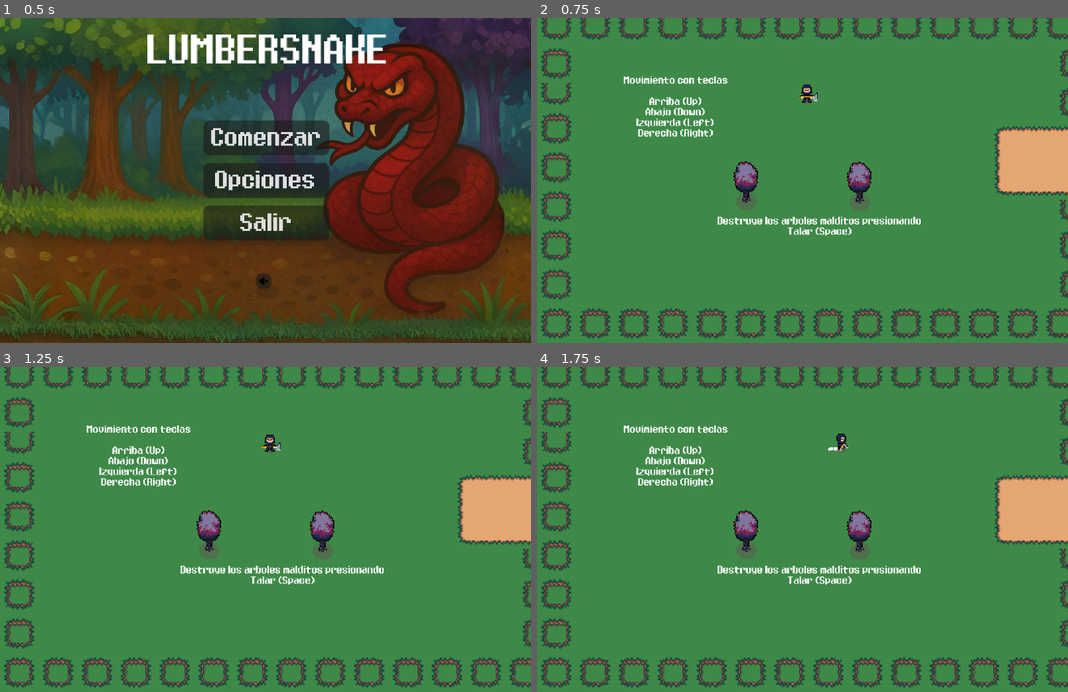
Above: before the commit, frames 1-4 (two rows, left to right).
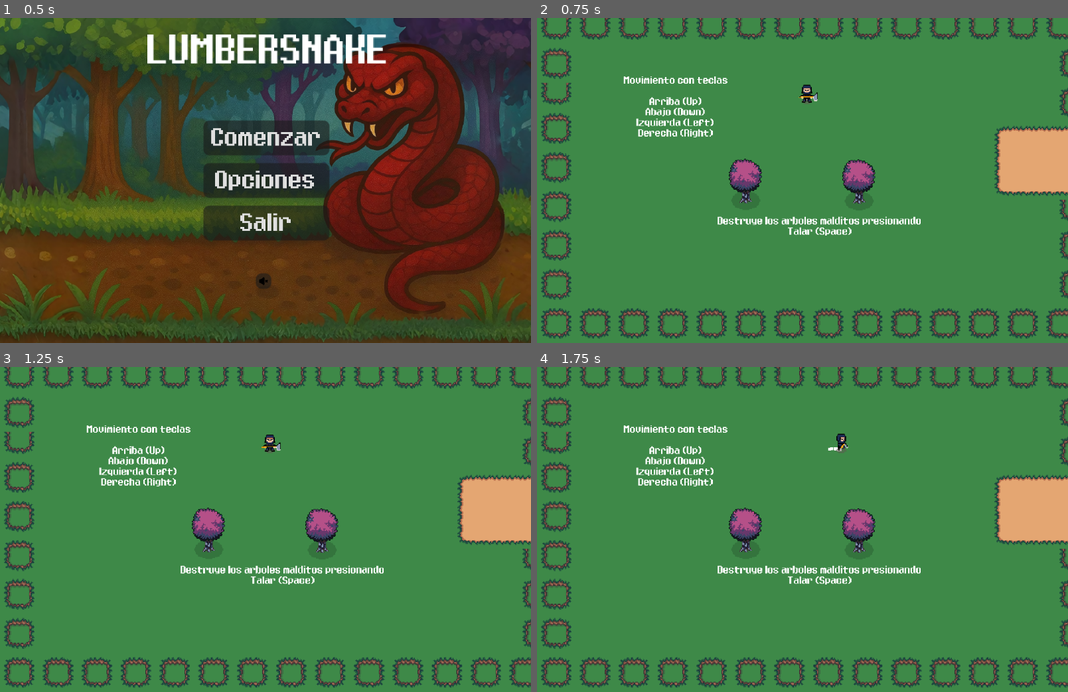
Above: after the commit, the same moments.

Repository: tomas2305/lumbersnake
Game: Godot game, scene res://menus/menu.tscn
Two runs of this game, one before a commit and one after it. Both use one fixed random seed, a clock stepped at 60 frames per second and the inputs below.
Inputs (mouse positions are in pixels of both pictures, inside the frame that each line leads up to):
- Up to frame 1 (0.5 s): no input
- Up to frame 2 (0.75 s): click "Comenzar" at 0.5 s
- Up to frame 3 (1.25 s): no input
- Up to frame 4 (1.75 s): tap Enter at 1.25 s; move the mouse to (919, 513) at 1.27 s; hold Right (right) from 1.28 s (still down); hold Space (hit) from 1.28 s (still down); click (919, 513) at 1.42 s

Frame 1 is identical in both runs. In frame 2, 1.3% of the frame differs, in the area x 36-64%, y 43-60%; in frame 3, 1.3%; in frame 4, 1.3%.

Commit message:
Update cursed tree sprite

Diff:
--- a/trees/base_tree.tscn
+++ b/trees/base_tree.tscn
@@ -1,7 +1,7 @@
-[gd_scene load_steps=25 format=3 uid="uid://b38e16u4df4j2"]
+[gd_scene load_steps=27 format=3 uid="uid://b38e16u4df4j2"]
 
 [ext_resource type="Script" uid="uid://bfc38wvohoqp" path="res://trees/base_tree.gd" id="1_nnvrw"]
-[ext_resource type="Texture2D" uid="uid://7cumewu8cl6f" path="res://assets/forest/cursed_tree.png" id="2_y4okj"]
+[ext_resource type="Texture2D" uid="uid://bxi2t8quk44du" path="res://assets/forest/cursed tree_v3.png" id="2_y4okj"]
 [ext_resource type="AudioStream" uid="uid://ckxajb2sbbta2" path="res://assets/giant-fall-impact-352446.mp3" id="3_y7jcc"]
 [ext_resource type="AudioStream" uid="uid://cagn6a6lb3331" path="res://assets/hitting-stalactites-with-axe-212652.mp3" id="4_y4okj"]
 
@@ -15,59 +15,67 @@
 
 [sub_resource type="AtlasTexture" id="AtlasTexture_8uk1c"]
 atlas = ExtResource("2_y4okj")
-region = Rect2(0, 64, 32, 64)
+region = Rect2(0, 80, 64, 80)
 
 [sub_resource type="AtlasTexture" id="AtlasTexture_jvxhm"]
 atlas = ExtResource("2_y4okj")
-region = Rect2(32, 64, 32, 64)
+region = Rect2(64, 80, 64, 80)
 
 [sub_resource type="AtlasTexture" id="AtlasTexture_w0p8k"]
 atlas = ExtResource("2_y4okj")
-region = Rect2(64, 64, 32, 64)
+region = Rect2(128, 80, 64, 80)
 
 [sub_resource type="AtlasTexture" id="AtlasTexture_1s62u"]
 atlas = ExtResource("2_y4okj")
-region = Rect2(96, 64, 32, 64)
+region = Rect2(192, 80, 64, 80)
 
 [sub_resource type="AtlasTexture" id="AtlasTexture_ct7b4"]
 atlas = ExtResource("2_y4okj")
-region = Rect2(128, 64, 32, 64)
+region = Rect2(256, 80, 64, 80)
 
 [sub_resource type="AtlasTexture" id="AtlasTexture_p1v4u"]
 atlas = ExtResource("2_y4okj")
-region = Rect2(160, 64, 32, 64)
+region = Rect2(320, 80, 64, 80)
 
 [sub_resource type="AtlasTexture" id="AtlasTexture_4gqdc"]
 atlas = ExtResource("2_y4okj")
-region = Rect2(192, 64, 32, 64)
+region = Rect2(384, 80, 64, 80)
 
 [sub_resource type="AtlasTexture" id="AtlasTexture_y8abn"]
 atlas = ExtResource("2_y4okj")
-region = Rect2(0, 128, 32, 64)
+region = Rect2(448, 80, 64, 80)
 
 [sub_resource type="AtlasTexture" id="AtlasTexture_tofx5"]
 atlas = ExtResource("2_y4okj")
-region = Rect2(32, 128, 32, 64)
+region = Rect2(512, 80, 64, 80)
 
 [sub_resource type="AtlasTexture" id="AtlasTexture_skier"]
 atlas = ExtResource("2_y4okj")
-region = Rect2(64, 128, 32, 64)
+region = Rect2(0, 160, 64, 80)
 
 [sub_resource type="AtlasTexture" id="AtlasTexture_qek4k"]
 atlas = ExtResource("2_y4okj")
-region = Rect2(96, 128, 32, 64)
+region = Rect2(64, 160, 64, 80)
 
 [sub_resource type="AtlasTexture" id="AtlasTexture_0lrwt"]
 atlas = ExtResource("2_y4okj")
-region = Rect2(128, 128, 32, 64)
+region = Rect2(128, 160, 64, 80)
 
 [sub_resource type="AtlasTexture" id="AtlasTexture_mj7v1"]
 atlas = ExtResource("2_y4okj")
-region = Rect2(160, 128, 32, 64)
+region = Rect2(192, 160, 64, 80)
 
 [sub_resource type="AtlasTexture" id="AtlasTexture_a35r5"]
 atlas = ExtResource("2_y4okj")
-region = Rect2(0, 0, 32, 64)
+region = Rect2(256, 160, 64, 80)
+
+[sub_resource type="AtlasTexture" id="AtlasTexture_r4pax"]
+atlas = ExtResource("2_y4okj")
+region = Rect2(320, 160, 64, 80)
+
+[sub_resource type="AtlasTexture" id="AtlasTexture_u3r75"]
+atlas = ExtResource("2_y4okj")
+region = Rect2(0, 0, 64, 80)
 
 [sub_resource type="SpriteFrames" id="SpriteFrames_nnvrw"]
 animations = [{
@@ -92,19 +100,19 @@
 }, {
 "duration": 1.0,
 "texture": SubResource("AtlasTexture_4gqdc")
+}, {
+"duration": 1.0,
+"texture": SubResource("AtlasTexture_y8abn")
+}, {
+"duration": 1.0,
+"texture": SubResource("AtlasTexture_tofx5")
 }],
 "loop": true,
 "name": &"focus",
-"speed": 8.0
+"speed": 14.0
 }, {
 "frames": [{
 "duration": 1.0,
-"texture": SubResource("AtlasTexture_y8abn")
-}, {
-"duration": 1.0,
-"texture": SubResource("AtlasTexture_tofx5")
-}, {
-"duration": 1.0,
 "texture": SubResource("AtlasTexture_skier")
 }, {
 "duration": 1.0,
@@ -115,14 +123,20 @@
 }, {
 "duration": 1.0,
 "texture": SubResource("AtlasTexture_mj7v1")
+}, {
+"duration": 1.0,
+"texture": SubResource("AtlasTexture_a35r5")
+}, {
+"duration": 1.0,
+"texture": SubResource("AtlasTexture_r4pax")
 }],
 "loop": false,
 "name": &"hit",
-"speed": 8.0
+"speed": 12.0
 }, {
 "frames": [{
 "duration": 1.0,
-"texture": SubResource("AtlasTexture_a35r5")
+"texture": SubResource("AtlasTexture_u3r75")
 }],
 "loop": true,
 "name": &"idle",
@@ -159,8 +173,10 @@
 
 [node name="AnimatedSprite2D" type="AnimatedSprite2D" parent="."]
 sprite_frames = SubResource("SpriteFrames_nnvrw")
-animation = &"idle"
+animation = &"focus"
 autoplay = "idle"
+frame = 2
+frame_progress = 0.145118
 
 [node name="CollisionShape2D" type="CollisionShape2D" parent="."]
 visible = false
Binary file added: assets/forest/cursed tree_v3.png
Not shown, changed: assets/forest/cursed tree_v3.png.import
Binary file removed: assets/forest/cursed_tree.png
Binary file added: assets/forest/tree.png
Not shown, changed: assets/forest/tree.png.import
Not shown: 1 places in game.tscn that only renumber resources
